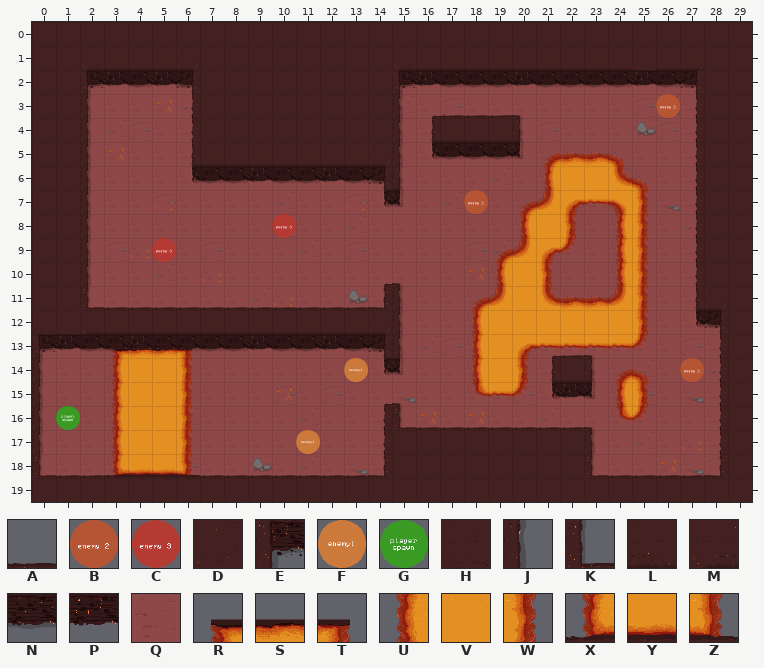
Tiled map -- assets/tilemaps/testMap.tmx. The first picture shows the starting point.
Cells are 64x64 px. Shown: x 0..29, y 0..19.
Key: from "tiles 1": A 1, B 5, C 6, D 9, E 10, F 13, G 14, H 17, J 18, K 20, L 25, M 28, N 33, P 37, Q 41, R 51, S 52, T 53, U 56, V 57, W 58, X 67, Y 68, Z 69.
_ is an empty cell.
Layers that did not change in this view are not listed.
Layer "1" before, first column x 0:
10 HHJ____Q_Q____
11 DHKAAAAAAAAAAA
12 HHMLLLLLLLLLLL
13 EPNRSSTNNPNNPN
14 J__UVVW_______
15 J__UVVW_______
16 J__UVVW_______
17 J__UVVW_______
18 KAAXYYZAAAAAAA
19 HDDDHDDDHHDDDH
Layer "markers" before, first column x 0:
 6 _______________________
 7 __________________B____
 8 __________C____________
 9 _____C_________________
10 _______________________
11 _______________________
12 _______________________
13 _______________________
14 _____________F_________
15 _______________________
16 _G_____________________
17 ___________F___________
18 _______________________
19 _______________________
The result:
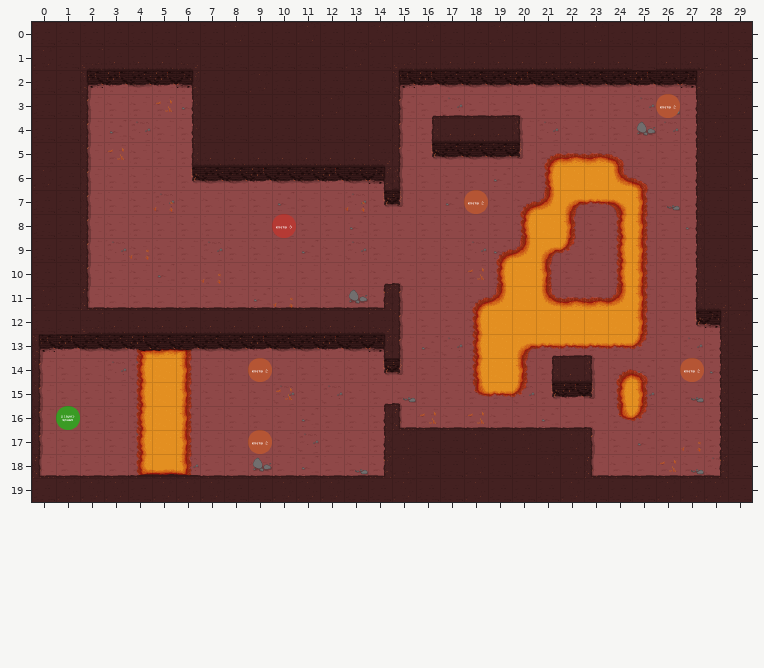
Changes in this commit:
{"where": "layer \"1\""}
{"y":13,"x":3,"old":"RS","new":"_R"}
{"y":14,"x":3,"old":"UV","new":"_U"}
{"y":15,"x":3,"old":"UV","new":"_U"}
{"y":16,"x":3,"old":"UV","new":"_U"}
{"y":17,"x":3,"old":"UV","new":"_U"}
{"y":18,"x":3,"old":"XY","new":"_X"}
{"where": "layer \"markers\""}
{"y":9,"x":5,"old":"C","new":"_"}
{"y":14,"x":9,"old":"_","new":"B"}
{"y":14,"x":13,"old":"F","new":"_"}
{"y":17,"x":9,"old":"_","new":"B"}
{"y":17,"x":11,"old":"F","new":"_"}
{"label":"removed","picture_box":[152,238,176,262]}
{"label":"changed","picture_box":[104,347,152,476]}
{"label":"added","picture_box":[248,358,272,382]}
{"label":"removed","picture_box":[344,358,368,382]}
{"label":"added","picture_box":[248,430,272,454]}
{"label":"removed","picture_box":[296,430,320,454]}
